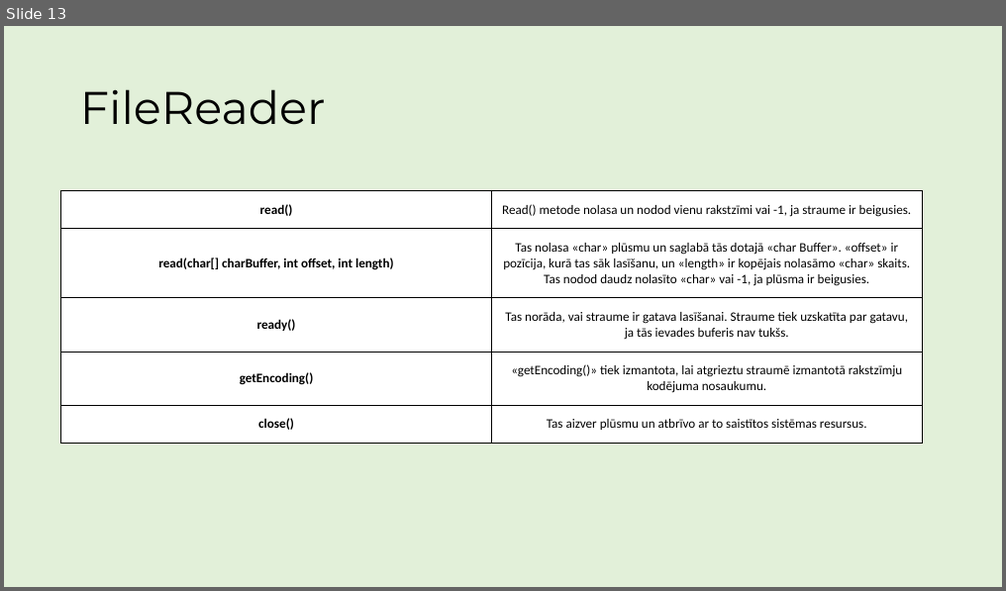
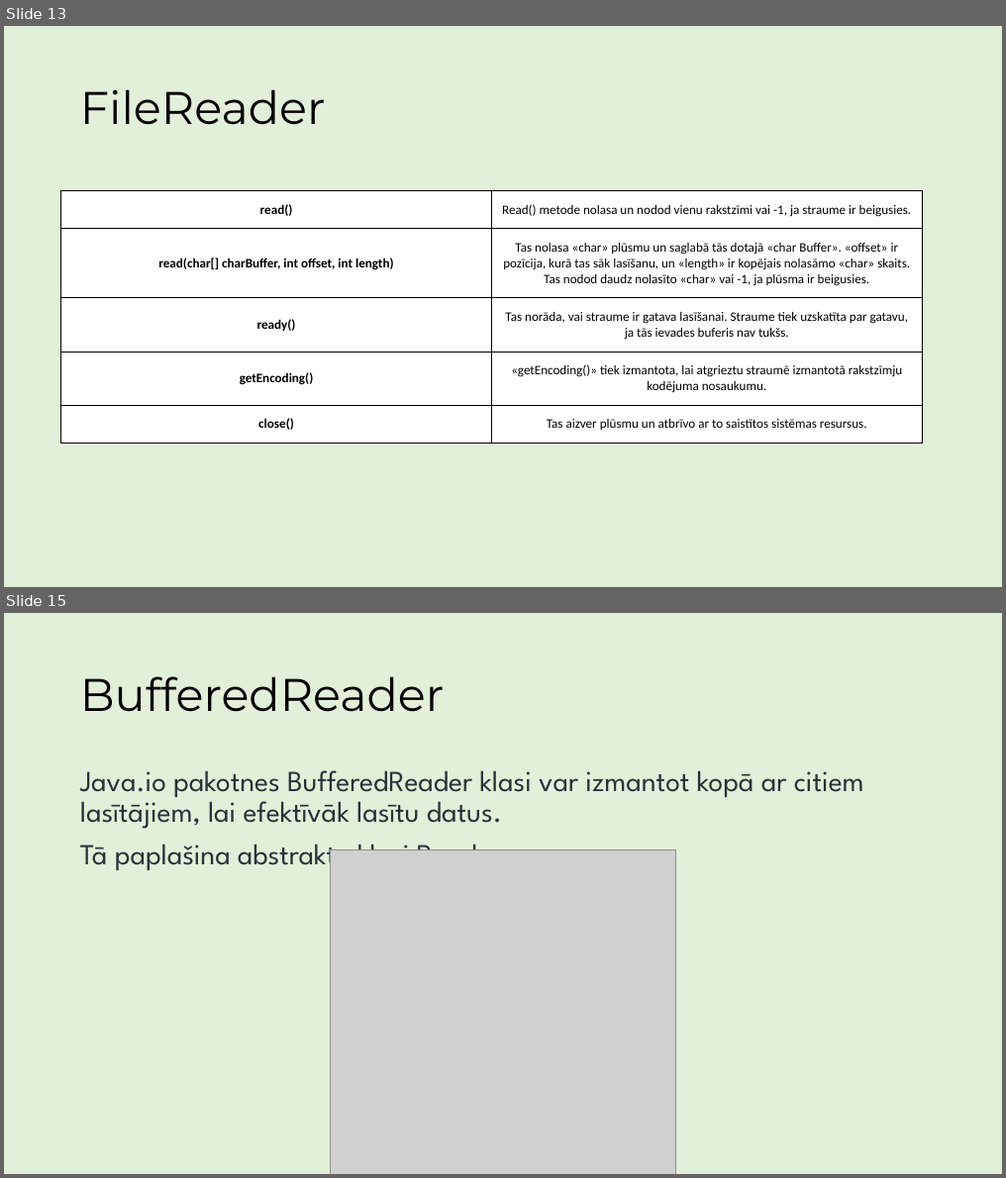
Before and after one commit to ricciss/TekstaDatnes, a slide deck: MacibuMaterials.pptx. Shown one above the other, each under a label of ours: slide 13 before the commit, slides 13 and 15 after it; the slides between them are not shown. The pictures are 1006x591 and 1006x1178 pixels, drawn with LibreOffice and Linux fonts; fonts in the diff are those of the drawing; grey boxes stand for pictures. Boxes give left, top, right and bottom in pixels: in the first picture for what was removed or moved away, otherwise in the second. Text is boxed around its words. In the diff, an @@ line names an element or a change of style, - is before the commit and + after.

Commit message:
Pievienota informācija par bufferedReader

```diff
--- a/MacibuMaterials.pptx
+++ b/MacibuMaterials.pptx
@@ slide 15 added at (4,613,1002,1174), background #E2F0D9 @@
@@ title added at (80,676,445,712), 44 pt, text #000000 @@
+BufferedReader
@@ text added at (80,770,864,873), 28 pt, text #273239 @@
+Java.io pakotnes BufferedReader klasi var izmantot kopā ar citiem lasītājiem, lai efektīvāk lasītu datus.
+Tā paplašina abstrakto klasi Reader.
@@ picture added at (331,850,676,1174) @@
```
Also in this commit, not shown: 1 slide changed, 6 other slides added, 1 slide removed.
